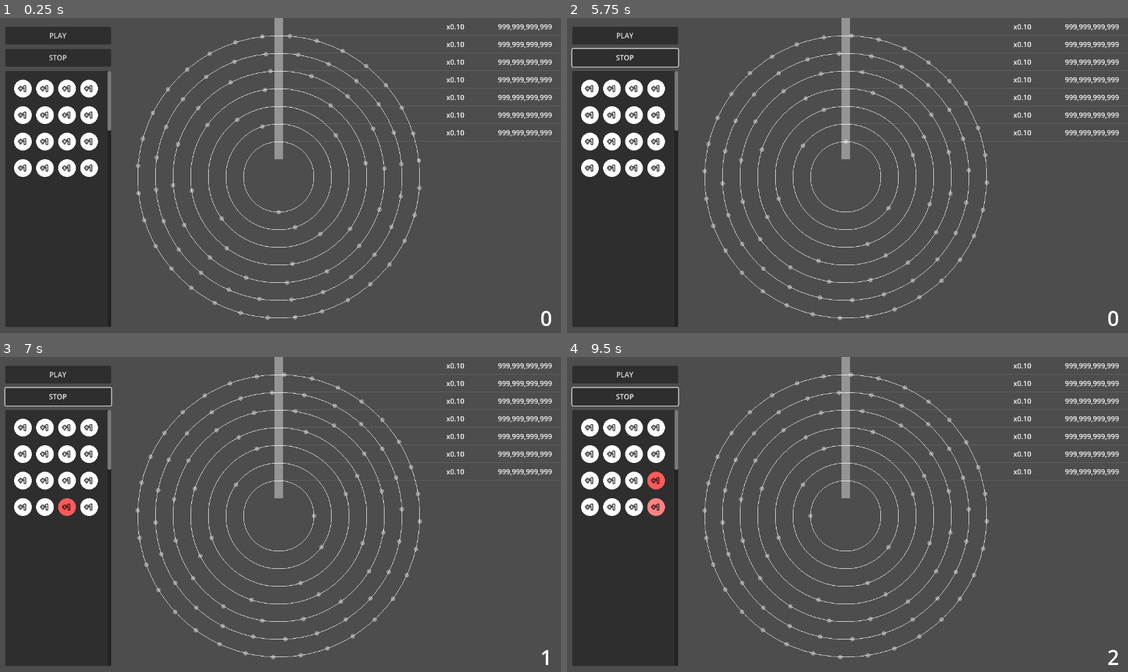
Above: before the commit, frames 1-4 (two rows, left to right).
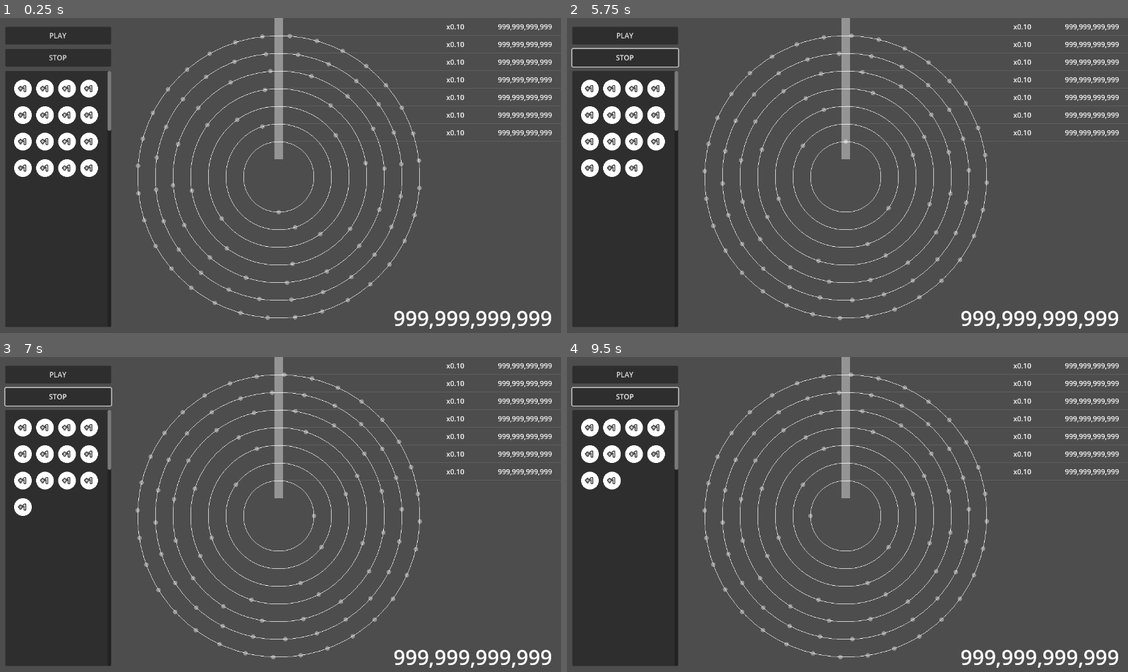
Above: after the commit, the same moments.

Repository: kamikoloss/syzygy
Game: Godot game, scene res://scenes/main.tscn
The game is run twice, just before and just after one commit, with the same random seed, the same clock (stepped at 60 frames per second) and the same inputs.
Inputs (mouse positions are in pixels of both pictures, inside the frame that each line leads up to):
- Up to frame 1 (0.25 s): no input
- Up to frame 2 (5.75 s): click "PLAY" at 0.5 s; click "PLAY" at 1.25 s; click "STOP" at 2 s; click "STOP" at 2.75 s; click "PLAY" at 3.5 s; click "STOP" at 4.25 s; drag from (589, 87) to (881, 175) at 5.02 s
- Up to frame 3 (7 s): drag from (22, 426) to (280, 479) at 5.77 s; move the mouse to (22, 426) at 6.52 s; click (22, 426) at 6.67 s
- Up to frame 4 (9.5 s): drag from (589, 426) to (830, 564) at 7.27 s; drag from (589, 426) to (802, 546) at 8.02 s; drag from (589, 426) to (897, 514) at 8.77 s

The runs differ from the first frame. In frame 1, 0.6% of the frame differs, in the area x 70-99%, y 92-99%; in frame 2, 0.8%; in frame 3, 1.1%; in frame 4, 1.5%, in the area x 2-99%, y 36-99%.
Error after the commit: Parse Error: Identifier "chip_storage" not declared in the current scope. (res://scenes/main.gd:29)

Commit message:
rename chip_dropped -> chip_fallen

Diff:
--- a/scenes/chip.gd
+++ b/scenes/chip.gd
@@ -119,19 +119,20 @@
         _placed_holder.is_overlapped = false
 
     if on:
+        print("[Chip %s] drag and..." % [get_instance_id()])
         pass
     else:
         # ChipHolder に載る
         if is_overlapping:
-            #print("[Chip] drag and ride!")
+            print("[Chip %s] drag and ride." % [get_instance_id()])
             _placed_holder = _overrapping_holder
             _overrapping_holder.is_overlapped = true
             reparent(_placed_holder.chips_parent)
-            position = Vector2.ZERO - _center_offset # MUST after reparent()
+            position = Vector2.ZERO - _center_offset # NOTE: reparent() の後に書くこと
             GlobalSignal.chip_ridden.emit(self, _placed_holder)
         # 元に戻る
         # Main 側で再生成する
         else:
-            #print("[Chip] drag and dropped!")
-            GlobalSignal.chip_dropped.emit(self)
+            print("[Chip %s] drag and fall." % [get_instance_id()])
+            GlobalSignal.chip_fallen.emit(self)
             queue_free()
--- a/scenes/chip.tscn
+++ b/scenes/chip.tscn
@@ -19,6 +19,7 @@
 
 [node name="TextureRectOutline" type="TextureRect" parent="."]
 self_modulate = Color(1, 1, 1, 0.4)
+layout_mode = 0
 offset_left = -5.0
 offset_top = -5.0
 offset_right = 45.0
@@ -48,6 +49,7 @@
 
 [node name="LabelPrice" type="Label" parent="."]
 visible = false
+layout_mode = 0
 offset_left = -20.0
 offset_top = 30.0
 offset_right = 60.0
--- a/scenes/main.gd
+++ b/scenes/main.gd
@@ -15,7 +15,7 @@
 
 func _ready() -> void:
     GlobalSignal.chip_entered_chip_sensor.connect(_on_chip_entered_chip_sensor)
-    GlobalSignal.chip_dropped.connect(_on_chip_dropped)
+    GlobalSignal.chip_fallen.connect(_on_chip_fallen)
     score = 0
 
 
@@ -24,5 +24,6 @@
     score += chip.score
 
 
-func _on_chip_dropped(chip: Chip) -> void:
-    grid_container.add_child(chip.duplicate())
+func _on_chip_fallen(chip: Chip) -> void:
+    # ストレージの Chip を元に戻す
+    chip_storage.add_child(chip.duplicate())
--- a/scripts/global_signal.gd
+++ b/scripts/global_signal.gd
@@ -3,4 +3,4 @@
 
 signal chip_entered_chip_sensor # (chip: Chip)
 signal chip_ridden # (chip: Chip, chip_holder: ChipHolder)
-signal chip_dropped # (chip: Chip)
+signal chip_fallen # (chip: Chip)
